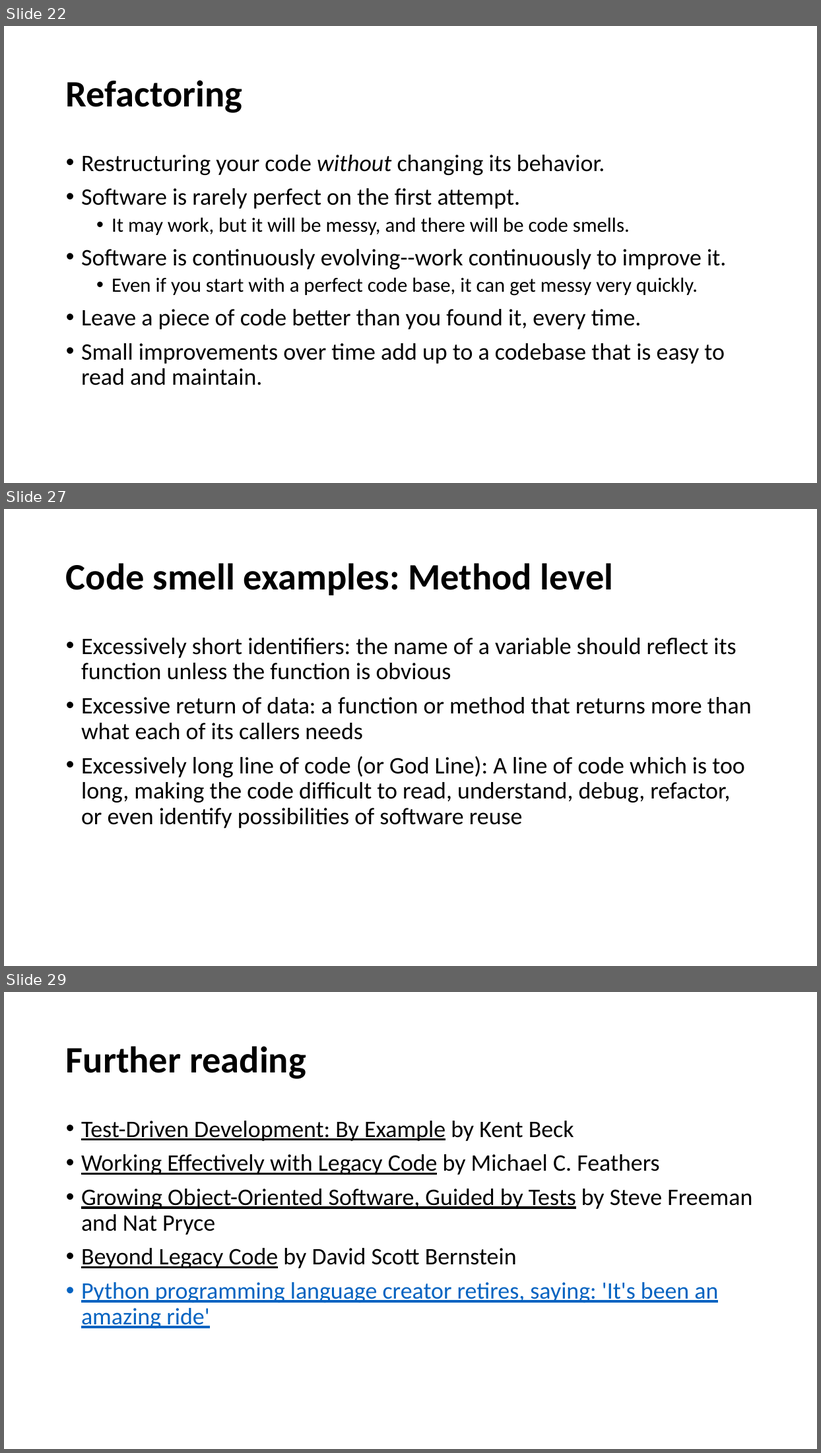
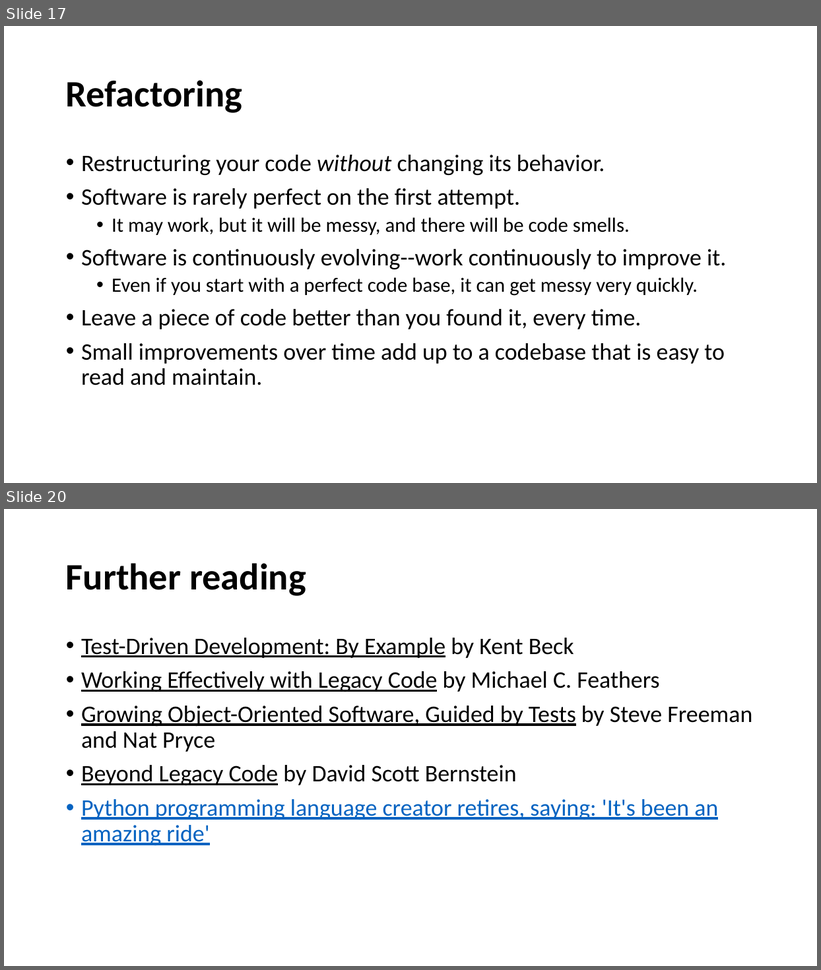
Before and after one commit to cebartling/test-driven, a slide deck: presentations/Introduction to Test-Driven Development.pptx. Shown one above the other, each under a label of ours: slides 22, 27 and 29 before the commit, slides 17 and 20 after it; the slides between them are not shown. The pictures are 821x1453 and 821x970 pixels, drawn with LibreOffice and Linux fonts; fonts in the diff are those of the drawing. Boxes give left, top, right and bottom in pixels: in the first picture for what was removed or moved away, otherwise in the second. Text is boxed around its words. In the diff, an @@ line names an element or a change of style, - is before the commit and + after.

```diff
--- a/presentations/Introduction to Test-Driven Development.pptx
+++ b/presentations/Introduction to Test-Driven Development.pptx
@@ slide 27 removed at [4, 509, 817, 966], background #FFFFFF @@
@@ title removed at [66, 563, 613, 595] @@
-Code smell examples: Method level
@@ text removed at [81, 638, 752, 828] @@
-• Excessively short identifiers: the name of a variable should reflect its function unless the function is obvious
-• Excessive return of data: a function or method that returns more than what each of its callers needs
-• Excessively long line of code (or God Line): A line of code which is too long, making the code difficult to read, understand, debug, refactor, or even identify possibilities of software reuse
@@ what was slide 22 is now slide 17 @@
@@ what was slide 29 is now slide 20 @@
```
Also in this commit, not shown: 6 slides changed, 1 slide added, 9 other slides removed, 1 other file.
